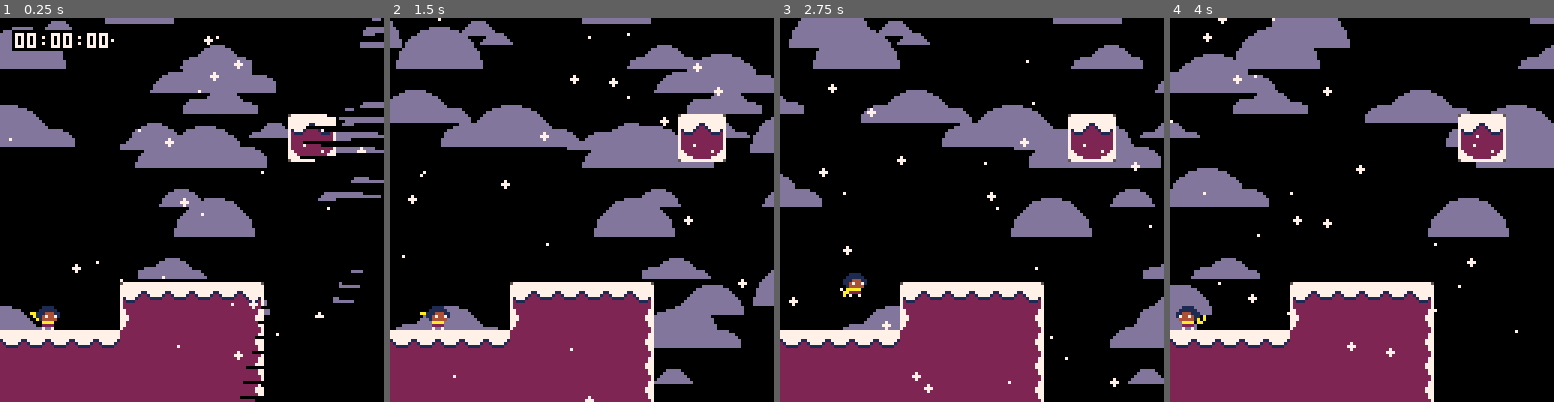
Above: before the commit, frames 1-4 (left to right).
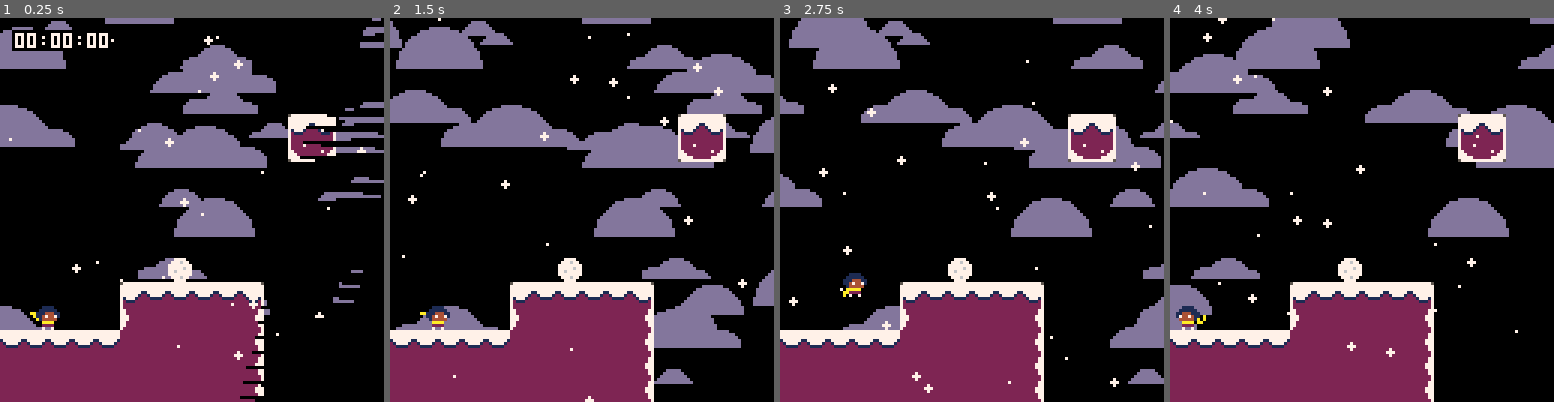
Above: after the commit, the same moments.

Repository: ExOK/Celeste2
Game: PICO-8 cartridge celeste2.p8
The game is run twice, just before and just after one commit, with the same random seed, the same clock (stepped at 60 frames per second) and the same inputs.
Inputs:
- Up to frame 1 (0.25 s): no input
- Up to frame 2 (1.5 s): tap X (X key) at 0.33, 1.07 s; tap O (Z key) at 0.7 s
- Up to frame 3 (2.75 s): hold Right 1.6-2.1 s; tap O (Z key) at 1.7, 2.1, 2.5 s; tap X (X key) at 1.85 s; hold Up 2.15-2.42 s; hold Right from 2.47 s (still down)
- Up to frame 4 (4 s): tap O (Z key) at 2.9, 3.3, 3.7 s; tap X (X key) at 2.97 s; release Right at 3.03 s; hold Left 3.08-3.58 s; hold Down 3.63-3.97 s

The runs differ from the first frame. In frame 1, 0.3% of the frame differs, in the area x 43-50%, y 62-69%; in frame 2, 0.3%; in frame 3, 0.3%; in frame 4, 0.3%.

Commit message:
Level stuff. Snowball started

Diff:
--- a/celeste2.p8
+++ b/celeste2.p8
@@ -34,14 +34,14 @@
 772222222222222222222277772222770676067600077777222111111111122255555555555000000000055571cc777ccccc777ccccc77770000000000000000
 77222222222222222222227777722777067606760000066622111111111111225555555555000000000000557111177711111777111117770000000000000000
 72222222222222222222222757777775067606760000000021111111111111125555555550000000000000055777777777777777777777750000000000000000
-722222222222222222222227577777777777777777777775211111111111111211111111500000000000000557777775777ccc17777ccc170000000000000000
-7222222222222222222222277777777777777777777777772211111111111122111111115500000000000055777711177777cc177777cc170000000000000000
-72222722222222222222222777777777777777777777777722211111111112221111111155500000000005557177711771777c1771777c170000000000000000
-72222222222222222222222777777771177777711777777722221111111122221111111155550000000055557117771771c7771771c777170000000000000000
-772222222222222222272277777777122177771221777777222221111112222211111111555550000005555571cc777771cc777771cc77770000000000000000
-777222222277772222222777717771222211112222177717222222111122222211111111555555000055555571ccc77771ccc77771ccc7770000000000000000
-777772222777777222277777721112222222222222211127222222211222222211111111555555500555555571cccc7771cccc77711111770000000000000000
-577777777777777777777775577777777777777777777775222222222222222211111111555555555555555571cccc1771cccc17577777750000000000000000
+722222222222222222222227577777777777777777777775211111111111111211111111500000000000000557777775777ccc17777ccc170077770000000000
+7222222222222222222222277777777777777777777777772211111111111122111111115500000000000055777711177777cc177777cc170777677000000000
+72222722222222222222222777777777777777777777777722211111111112221111111155500000000005557177711771777c1771777c177777777700000000
+72222222222222222222222777777771177777711777777722221111111122221111111155550000000055557117771771c7771771c777177777767700000000
+772222222222222222272277777777122177771221777777222221111112222211111111555550000005555571cc777771cc777771cc77777767777700000000
+777222222277772222222777717771222211112222177717222222111122222211111111555555000055555571ccc77771ccc77771ccc7777777777700000000
+777772222777777222277777721112222222222222211127222222211222222211111111555555500555555571cccc7771cccc77711111770777677000000000
+577777777777777777777775577777777777777777777775222222222222222211111111555555555555555571cccc1771cccc17577777750077770000000000
 __gff__
 0003000000000101000000000000000003030300000001010000000000000000030303030800030301010107070700000303030303030303010101070707000000000000000000000000000000000000000000000000000000000000000000000000000000000000000000000000000000000000000000000000000000000000
 0000000000000000000000000000000000000000000000000000000000000000000000000000000000000000000000000000000000000000000000000000000000000000000000000000000000000000000000000000000000000000000000000000000000000000000000000000000000000000000000000000000000000000
@@ -56,12 +56,12 @@
 0000000000000000000000000000000000000000000000000000000000000000202200000020212122000000000000000000000000000000000000000000000000000000000000000000000000000000000000000000000000000000000000000000000000000000000000000000000000000000000000000000000000000000
 0000000000000000000000000000000000000000000000000000000000000000202200000020212122000000000000000000000000000000000000000000000000000000000000000000000000000000000000000000000000000000000000100000000000000000000000000000000000000000000000000000000000000000
 0000000000000000000000000000000000000000000000000000000000000000303200000020212122000000101111111111111111120000000000000000000000000000000000000000000000000000000000000000000000000000000000200000000000000000000000000000000000000000000000000000000000000000
-0000000000000000000000000000000000000000001011111112000000000000000000000020212122000000202121212121212121220000000000000000000000000000000000000000000000000000000000000000000000000000000000200000000000000000000000000000000000000000000000000000000000000000
-0607000000000000001011111111120000000000002021212122000000000000000000000020212122000000202121212121212121211111111111113434343434343434343400000000343434343434343434343400000000343411111111210000000000000000000000000000000000000000000000000000000000000000
-1617000000000200002021212121220000000000003031313132000000003311111200000030212122000000202121212121212121212121212121220000000000000000000000000000000000000000000000000000000000000020212121210000000000000000000000000000000000000000000000000000000000000000
-1111111111111111112121212121220000000000101111111112000000000020212200000000202122000000202121212121212121212121212121220000000000000000000000000000000000000000000000000000000000000020212121210000000000000000000000000000000000000000000000000000000000000000
-2726272121212121212121212121220000000000202121212622000000000020212200000000202122000000202121212121212121212121212121220000000000000000000000000000000000000000000000000000000000000020212121210000000000000000000000000000000000000000000000000000000000000000
-3838382121212121212121212121220000000000202721263822000000000020210000000000000000000000000000000000000000000000000000000000000000000000000000000000000000000000000000000000000000000000000000000000000000000000000000000000000000000000000000000000000000000000
+00000000000000000000003e0000000000000000001011111112000000000000000000000020212122000000202121212121212121220000000000000000000000000000000000000000000000000000000000000000000000000000000000200000000000000000000000000000000000000000000000000000000000000000
+0607000000000000001011111111120000000000002021212122000000000000000000000020212122000000202121212121212121211111111111113434000034000034343400000000343400340034003434340000000034340011111111210000000000000000000000000000000000000000000000000000000000000000
+1617000000000200002021212121220000000000003031313132000000003311111200000030212122000000302121212121212121212121212121220000000000000000000000000000000000000000000000000000000000000020212121210000000000000000000000000000000000000000000000000000000000000000
+1111111111111111112121212121220000000000101111111112000000000020212200000000202132000000002021212121212121212121212121220000000000000000000000000000000000000000000000000000000000000030312121210000000000000000000000000000000000000000000000000000000000000000
+2726272121212121212121212121220000000000202121212622000000000020212200000000202200000000002021212121212121212121212121220000000000000000000000000000000000000000000000000000000000000000002021210000000000000000000000000000000000000000000000000000000000000000
+3838382121212121212121212121220000000000202721263822000000000020212200000000202200000000002021212121212121212121212121220000000000000000000000000000000000000000000000000000000000000000002021210000000000000000000000000000000000000000000000000000000000000000
 
 
 
--- a/objects.lua
+++ b/objects.lua
@@ -49,3 +49,11 @@
 	end
 	self.hit_w = 3
 end
+
+snowball = new_type()
+snowball.tile = 62
+snowball.spr = 62
+snowball.base = object
+snowball.grabbable = true
+snowball.hit_w = 8
+snowball.hit_h = 8
--- a/player.lua
+++ b/player.lua
@@ -53,8 +53,8 @@
 	end
 
 	for o in all(objects) do
-		if (o.geom == g_solid and o:contains(x, y)) then
-			self.grapple_hit = on_collide_x
+		if ((o.geom == g_solid or o.grabbable) and o:contains(x, y)) then
+			self.grapple_hit = o
 			return 1
 		end
 	end
